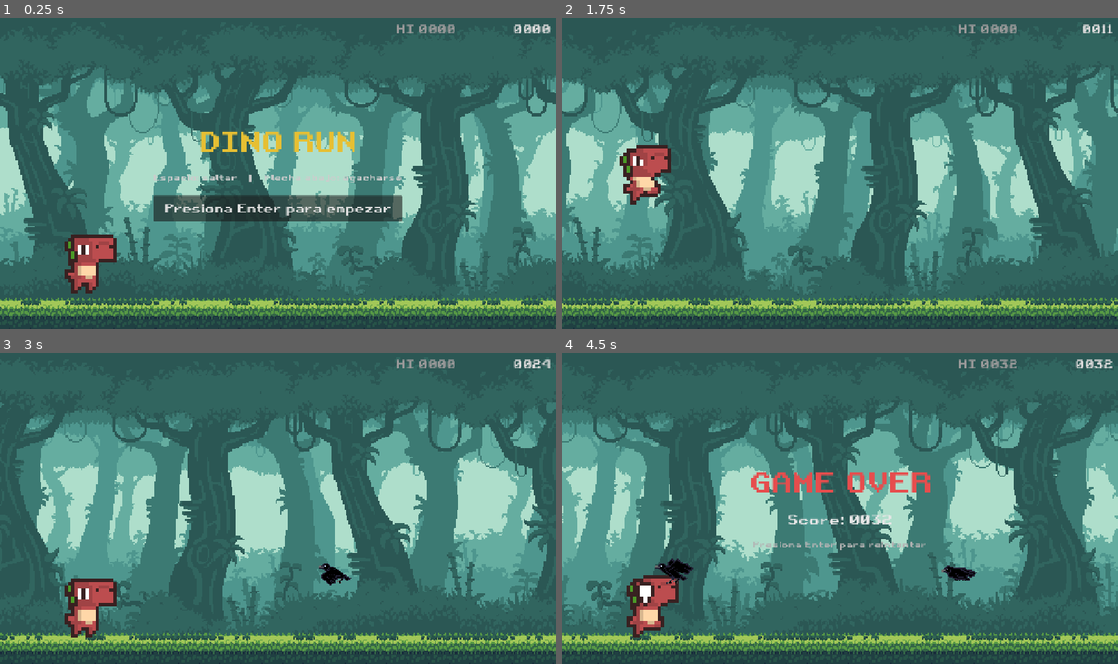
Above: before the commit, frames 1-4 (two rows, left to right).
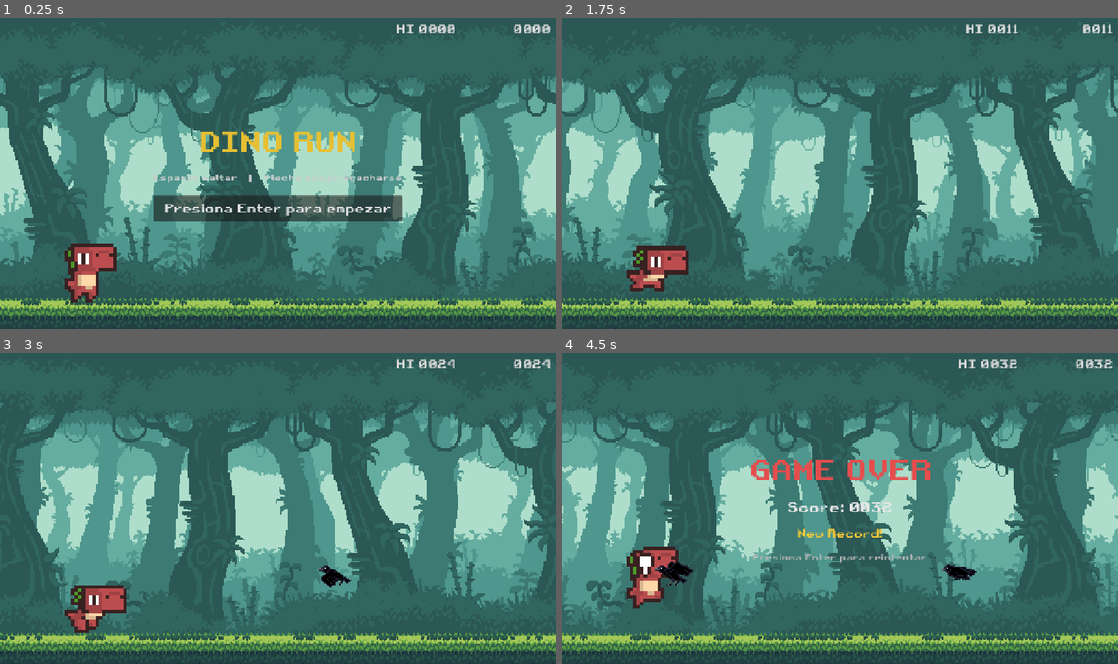
Above: after the commit, the same moments.

Repository: kadirbrioso-afk/Dino_Run
Game: Godot game, scene res://scenes/main/main.tscn
The game is run twice, just before and just after one commit, with the same random seed, the same clock (stepped at 60 frames per second) and the same inputs.
Inputs:
- Up to frame 1 (0.25 s): no input
- Up to frame 2 (1.75 s): click "Presiona Enter para empezar" at 0.5 s; tap Enter (restart) at 1.25 s; hold Down (duck) from 1.28 s (still down); tap Up (jump) at 1.52, 1.55 s
- Up to frame 3 (3 s): tap Up (jump) at 1.82, 2.1, 2.27, 2.57 s; release Down (duck) at 2.03 s; tap Down (duck) at 2.3 s; hold Down (duck) from 2.78 s (still down)
- Up to frame 4 (4.5 s): tap Up (jump) at 3.05, 3.77, 4.07, 4.35 s; release Down (duck) at 3.53 s; tap Down (duck) at 3.6 s; tap Enter (restart) at 4.25 s

The runs differ from the first frame. In frame 1, 1.4% of the frame differs, in the area x 11-82%, y 2-92%; in frame 2, 2.7%; in frame 3, 1.6%; in frame 4, 5.3%.

Commit message:
Mejoras: salto responsivo (coyote/buffer), reinicio directo tras Game Over, New Record, variedad de arbustos y sonido de muerte

Diff:
--- a/scenes/obstacles/bush.tscn
+++ b/scenes/obstacles/bush.tscn
@@ -2,6 +2,7 @@
 
 [ext_resource type="Script" uid="uid://jmhi4firhkqt" path="res://script/obstacle.gd" id="1_23f01"]
 [ext_resource type="Texture2D" uid="uid://bj6pgb8acohuk" path="res://assets/sprites/obstacles/Pixel Art Bush Pack/Bush 2/Bush 2_YELLOW.png" id="2_x7lxn"]
+[ext_resource type="Script" uid="uid://c7fb9dq6n2mqp" path="res://script/bush_variant.gd" id="3_bush_variant"]
 
 [node name="bush" type="Area2D" unique_id=1276565664 groups=["Obstacles"]]
 collision_layer = 4
@@ -11,6 +12,7 @@
 [node name="Sprite2D" type="Sprite2D" parent="." unique_id=1751608768]
 scale = Vector2(3.5, 3.5)
 texture = ExtResource("2_x7lxn")
+script = ExtResource("3_bush_variant")
 
 [node name="CollisionPolygon2D" type="CollisionPolygon2D" parent="." unique_id=1797535103]
 scale = Vector2(3, 3)
--- a/scenes/ui/HUD.tscn
+++ b/scenes/ui/HUD.tscn
@@ -2,6 +2,7 @@
 
 [ext_resource type="Script" uid="uid://c2v7wq9tn3kds" path="res://script/HUD.gd" id="1_hud"]
 [ext_resource type="FontFile" uid="uid://ceoxmbfhwbm41" path="res://assets/fonts/retro.ttf" id="2_font"]
+[ext_resource type="AudioStream" uid="uid://deyoclcju4451" path="res://assets/audio/sfx/Pop Thumb.mp3" id="3_audio"]
 
 [node name="HUD" type="CanvasLayer"]
 script = ExtResource("1_hud")
@@ -32,7 +33,7 @@
 offset_bottom = 46.0
 grow_horizontal = 0
 grow_vertical = 2
-theme_override_colors/font_color = Color(0.6, 0.6, 0.6, 1)
+theme_override_colors/font_color = Color(0.85, 0.85, 0.85, 1)
 theme_override_fonts/font = ExtResource("2_font")
 theme_override_font_sizes/font_size = 28
 text = "HI 0000"
@@ -107,9 +108,22 @@
 text = "Score: 0000"
 horizontal_alignment = 1
 
+[node name="NewRecordLabel" type="Label" parent="GameOverScreen/CenterContainer/VBoxContainer"]
+visible = false
+theme_override_colors/font_color = Color(1, 0.8, 0.2, 1)
+theme_override_fonts/font = ExtResource("2_font")
+theme_override_font_sizes/font_size = 26
+text = "New Record!"
+horizontal_alignment = 1
+
 [node name="RestartHint" type="Label" parent="GameOverScreen/CenterContainer/VBoxContainer"]
 theme_override_colors/font_color = Color(0.7, 0.7, 0.7, 1)
 theme_override_fonts/font = ExtResource("2_font")
 theme_override_font_sizes/font_size = 20
 text = "Presiona Enter para reintentar"
 horizontal_alignment = 1
+
+[node name="GameOverSound" type="AudioStreamPlayer" parent="."]
+stream = ExtResource("3_audio")
+volume_db = -6.0
+pitch_scale = 0.6
--- a/script/HUD.gd
+++ b/script/HUD.gd
@@ -5,7 +5,9 @@
 @onready var start_screen: Control = $StartScreen
 @onready var game_over_screen: Control = $GameOverScreen
 @onready var final_score_label: Label = $GameOverScreen/CenterContainer/VBoxContainer/FinalScoreLabel
+@onready var new_record_label: Label = $GameOverScreen/CenterContainer/VBoxContainer/NewRecordLabel
 @onready var start_button: Button = $StartScreen/CenterContainer/VBoxContainer/StartButton
+@onready var game_over_sound: AudioStreamPlayer = $GameOverSound
 
 func _ready() -> void:
 	GameManager.score_updated.connect(_on_score_updated)
@@ -15,15 +17,20 @@
 
 	score_label.text = "0000"
 	high_score_label.text = "HI %04d" % GameManager.high_score
+	new_record_label.visible = false
 	start_screen.visible = true
 	game_over_screen.visible = false
 
 func _on_score_updated(new_score: int) -> void:
 	score_label.text = "%04d" % new_score
+	# El high score se actualiza en vivo cuando se supera el récord
+	if new_score > GameManager.high_score:
+		high_score_label.text = "HI %04d" % new_score
 
 func _on_game_started() -> void:
 	start_screen.visible = false
 	game_over_screen.visible = false
+	new_record_label.visible = false
 	# Suelta el foco del botón para que Enter no lo reactive durante la partida
 	start_button.release_focus()
 
@@ -31,6 +38,8 @@
 	game_over_screen.visible = true
 	final_score_label.text = "Score: %04d" % GameManager.get_score_int()
 	high_score_label.text = "HI %04d" % GameManager.high_score
+	new_record_label.visible = GameManager.new_record
+	game_over_sound.play()
 
 func _on_start_button_pressed() -> void:
 	GameManager.start_game()
--- a/script/autoload/GameManager.gd
+++ b/script/autoload/GameManager.gd
@@ -16,6 +16,9 @@
 var current_score: float = 0.0
 var high_score: int = 0
 var last_game_ended: bool = false
+var new_record: bool = false
+
+var _last_emitted_score: int = -1
 
 func _ready() -> void:
 	_load_high_score()
@@ -27,11 +30,16 @@
 	current_speed = BASE_SPEED
 	is_game_running = true
 	last_game_ended = false
+	new_record = false
+	_last_emitted_score = 0
 	game_started.emit()
 	score_updated.emit(0)
 
 func end_game() -> void:
+	if not is_game_running:
+		return
 	is_game_running = false
+	new_record = get_score_int() > high_score
 	_check_and_save_high_score()
 	last_game_ended = true
 	game_over.emit()
@@ -44,8 +52,11 @@
 	current_score += SCORE_PER_SECOND * delta
 	current_speed = min(current_speed + SPEED_INCREASE_PER_SECOND * delta, MAX_SPEED)
 
-	# Emitir el puntaje
-	score_updated.emit(get_score_int())
+	# Emitir el puntaje solo cuando cambia el entero visible
+	var score_int: int = get_score_int()
+	if score_int != _last_emitted_score:
+		_last_emitted_score = score_int
+		score_updated.emit(score_int)
 
 func get_score_int() -> int:
 	return int(current_score)
--- /dev/null
+++ b/script/bush_variant.gd
@@ -0,0 +1,19 @@
+extends Sprite2D
+
+@export var folder_path: String = "res://assets/sprites/obstacles/Pixel Art Bush Pack/Bush 2/"
+
+func _ready() -> void:
+	_randomize_variant()
+
+# Cambia el color del arbusto al azar entre las variantes de su carpeta
+func _randomize_variant() -> void:
+	var files: PackedStringArray = DirAccess.get_files_at(folder_path)
+	var pngs: PackedStringArray = []
+	for file_name in files:
+		if file_name.ends_with(".png"):
+			pngs.append(file_name)
+	if pngs.is_empty():
+		return
+	var new_texture: Texture2D = load(folder_path + pngs[randi() % pngs.size()])
+	if new_texture != null:
+		texture = new_texture
--- a/script/dino.gd
+++ b/script/dino.gd
@@ -2,7 +2,10 @@
 
 @export var gravity: float = 4200.0
 @export var jump_velocity: float = -1400.0
-@export var duck_speed_multiplier: float = 1.0
+@export var duck_fall_multiplier: float = 2.0
+@export var max_fall_speed: float = 2600.0
+@export var coyote_time: float = 0.08
+@export var jump_buffer_time: float = 0.12
 
 @onready var sprite: AnimatedSprite2D = $Sprite
 @onready var collision_standing: CollisionShape2D = $CollisionStanding
@@ -13,64 +16,97 @@
 @onready var hit_sound: AudioStreamPlayer = $HitSound
 
 var is_ducking: bool = false
+var _coyote_timer: float = 0.0
+var _jump_buffer_timer: float = 0.0
 
 func _ready() -> void:
 	hurt_box.area_entered.connect(_on_hurt_box_area_entered)
 	GameManager.game_over.connect(_on_game_over)
+	# Alinea al Dino con el piso en pantalla de inicio (antes de que corra la física)
+	call_deferred("_snap_to_floor")
+
+func _snap_to_floor() -> void:
+	# Busca la colisión física del suelo para apoyar al Dino justo encima
+	var main: Node = get_parent()
+	if main == null or not main.has_node("Ground/FloorCollision/CollisionShape2D"):
+		return
+	var floor_shape: CollisionShape2D = main.get_node("Ground/FloorCollision/CollisionShape2D")
+	var rect: RectangleShape2D = floor_shape.shape as RectangleShape2D
+	if rect == null:
+		return
+	var floor_top: float = floor_shape.global_position.y - rect.size.y * 0.5
+	# CollisionStanding ocupa desde su centro ± media altura
+	position.y = floor_top - (collision_standing.position.y + (collision_standing.shape as RectangleShape2D).size.y * 0.5)
 
 func _physics_process(delta: float) -> void:
 	if not GameManager.is_game_running:
 		return
 
-	# Aplicar gravedad si no está en el suelo
-	if not is_on_floor():
-		velocity.y += gravity * delta
+	var duck_pressed: bool = Input.is_action_pressed("duck")
+	_set_ducking(duck_pressed and is_on_floor())
+
+	# Aplicar gravedad con agachado en el aire (fast-fall) y límite de caída
+	if is_on_floor():
+		velocity.y = 0
 	else:
-		velocity.y = 0
+		var fall_gravity: float = gravity
+		if duck_pressed:
+			fall_gravity *= duck_fall_multiplier
+		velocity.y = min(velocity.y + fall_gravity * delta, max_fall_speed)
 
-	# Saltar (Solo si esta en el suelo)
-	if Input.is_action_just_pressed("jump") and is_on_floor():
+	# Coyote time y jump buffer para un salto más responsivo
+	if is_on_floor():
+		_coyote_timer = coyote_time
+	else:
+		_coyote_timer -= delta
+
+	if Input.is_action_just_pressed("jump"):
+		_jump_buffer_timer = jump_buffer_time
+	else:
+		_jump_buffer_timer -= delta
+
+	# Saltar (solo estando de pie o dentro del margen de coyote, y sin agacharse)
+	if _jump_buffer_timer > 0.0 and _coyote_timer > 0.0 and not is_ducking:
 		velocity.y = jump_velocity
+		_jump_buffer_timer = 0.0
+		_coyote_timer = 0.0
 		sprite.play("jump")
 		jump_sound.play()
-
-	# Agacharse
-	if Input.is_action_pressed("duck") and is_on_floor():
-		_start_duck()
-	else:
-		_stop_duck()
 
 	move_and_slide()
 	_update_animation()
 
-func _start_duck() -> void:
+func _set_ducking(should_duck: bool) -> void:
+	if should_duck and not is_ducking:
+		is_ducking = true
+		duck_sound.play()
+		collision_standing.set_deferred("disabled", true)
+		collision_ducking.set_deferred("disabled", false)
+	elif not should_duck and is_ducking:
+		is_ducking = false
+		collision_standing.set_deferred("disabled", false)
+		collision_ducking.set_deferred("disabled", true)
+
+func _update_animation() -> void:
 	if is_ducking:
-		return
-	is_ducking = true
-	duck_sound.play()
-	collision_standing.set_deferred("disabled", true)
-	collision_ducking.set_deferred("disabled", false)
-
-func _stop_duck() -> void:
-	if not is_ducking:
-		return
-	is_ducking = false
-	collision_standing.set_deferred("disabled", false)
-	collision_ducking.set_deferred("disabled", true)
-
-func _update_animation():
-	if not is_on_floor():
+		sprite.play("duck")
+	elif not is_on_floor():
 		if sprite.animation != "jump":
 			sprite.play("jump")
-	elif is_ducking:
-		sprite.play("duck")
 	else:
 		sprite.play("run")
 
 func _on_hurt_box_area_entered(_area: Area2D) -> void:
+	# Evita morir (y duplicar el sonido) si dos obstáculos golpean el mismo frame
+	if not GameManager.is_game_running:
+		return
 	hit_sound.play()
 	GameManager.end_game()
 
 func _on_game_over() -> void:
-	# Reproducir animacion de golpe (Game Over)
+	# Reproducir animacion de golpe (Game Over) y parpadeo de daño
 	sprite.play("hurt")
+	var tween := create_tween()
+	tween.set_loops(2)
+	tween.tween_property(sprite, "modulate", Color(1.9, 0.4, 0.4, 1), 0.07)
+	tween.tween_property(sprite, "modulate", Color.WHITE, 0.07)
--- a/script/main.gd
+++ b/script/main.gd
@@ -1,15 +1,22 @@
 extends Node2D
 
 func _ready() -> void:
-	# Al recargar la escena (o al arrancar) volvemos a la pantalla de inicio
 	get_tree().paused = false
-	GameManager.last_game_ended = false
+	# Tras un Game Over, reinicia directamente a una partida nueva
+	if GameManager.last_game_ended:
+		GameManager.start_game()
 
 func _unhandled_input(_event: InputEvent) -> void:
-	if not GameManager.is_game_running and Input.is_action_just_pressed("restart"):
+	if GameManager.is_game_running:
+		return
+
+	if Input.is_action_just_pressed("restart"):
 		if GameManager.last_game_ended:
-			# Tras un Game Over, recarga la escena completa
+			# Tras un Game Over, recarga la escena (que arranca directo)
 			get_tree().reload_current_scene()
 		else:
 			# En la pantalla de inicio, Enter arranca la partida
 			GameManager.start_game()
+	elif not GameManager.last_game_ended and Input.is_action_just_pressed("jump"):
+		# Espacio / Flecha arriba también arrancan desde la pantalla de inicio
+		GameManager.start_game()
--- a/script/obstacle_spawner.gd
+++ b/script/obstacle_spawner.gd
@@ -6,6 +6,7 @@
 
 @export var min_spawn_time: float = 0.8
 @export var max_spawn_time: float = 2.0
+@export var crow_height_spread: float = 20.0
 
 @onready var timer: Timer = $Timer
 @onready var spawn_point_ground: Marker2D = $SpawnPointGround
@@ -55,5 +56,6 @@
 		return
 
 	var crow: Area2D = crow_escene.instantiate()
-	crow.global_position = spawn_point_air.global_position
+	# Pequeña variación aleatoria en la altura para evitar patrones repetitivos
+	crow.global_position = spawn_point_air.global_position + Vector2(0, randf_range(-crow_height_spread, crow_height_spread))
 	get_parent().add_child(crow)
Not shown, added: script/bush_variant.gd.uid
